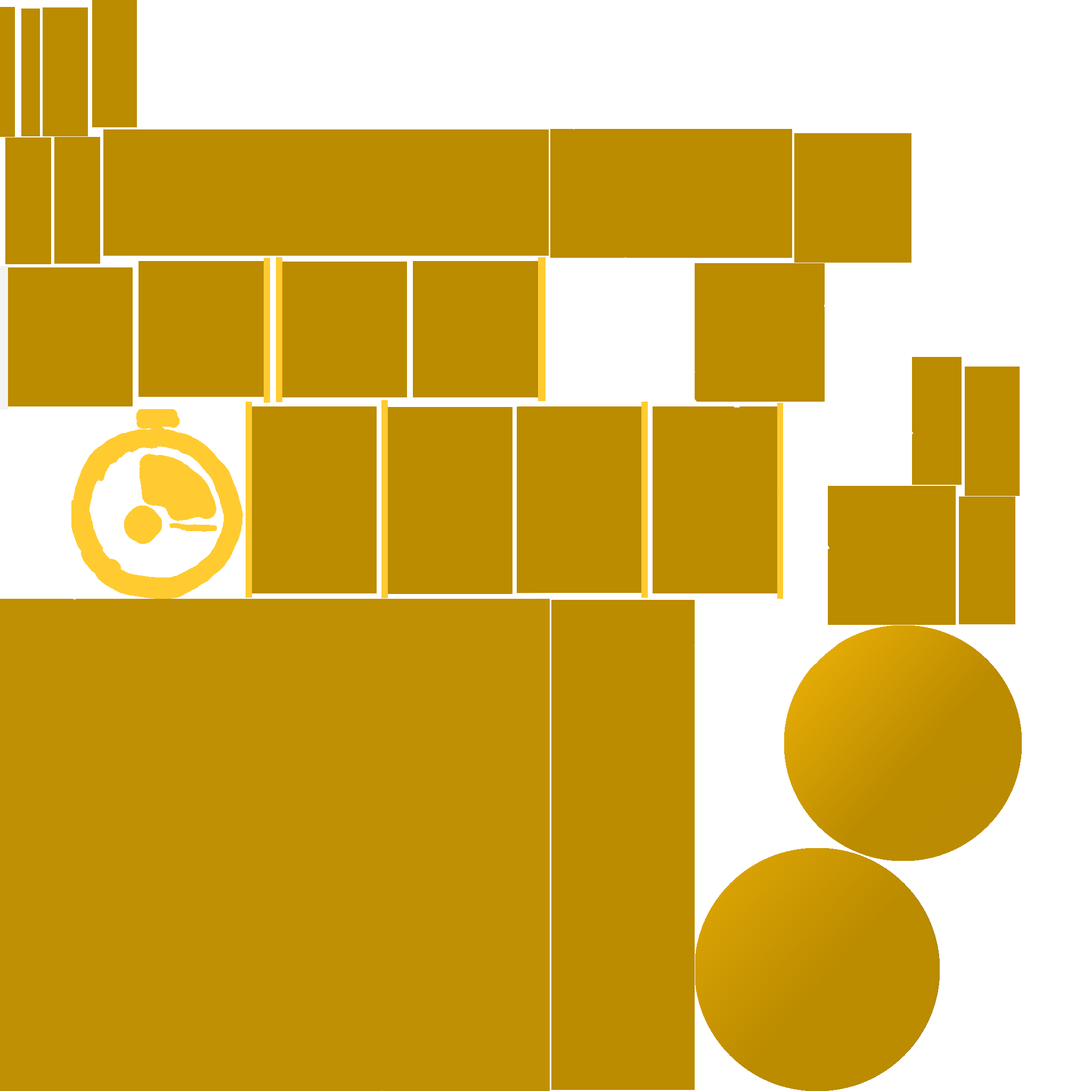
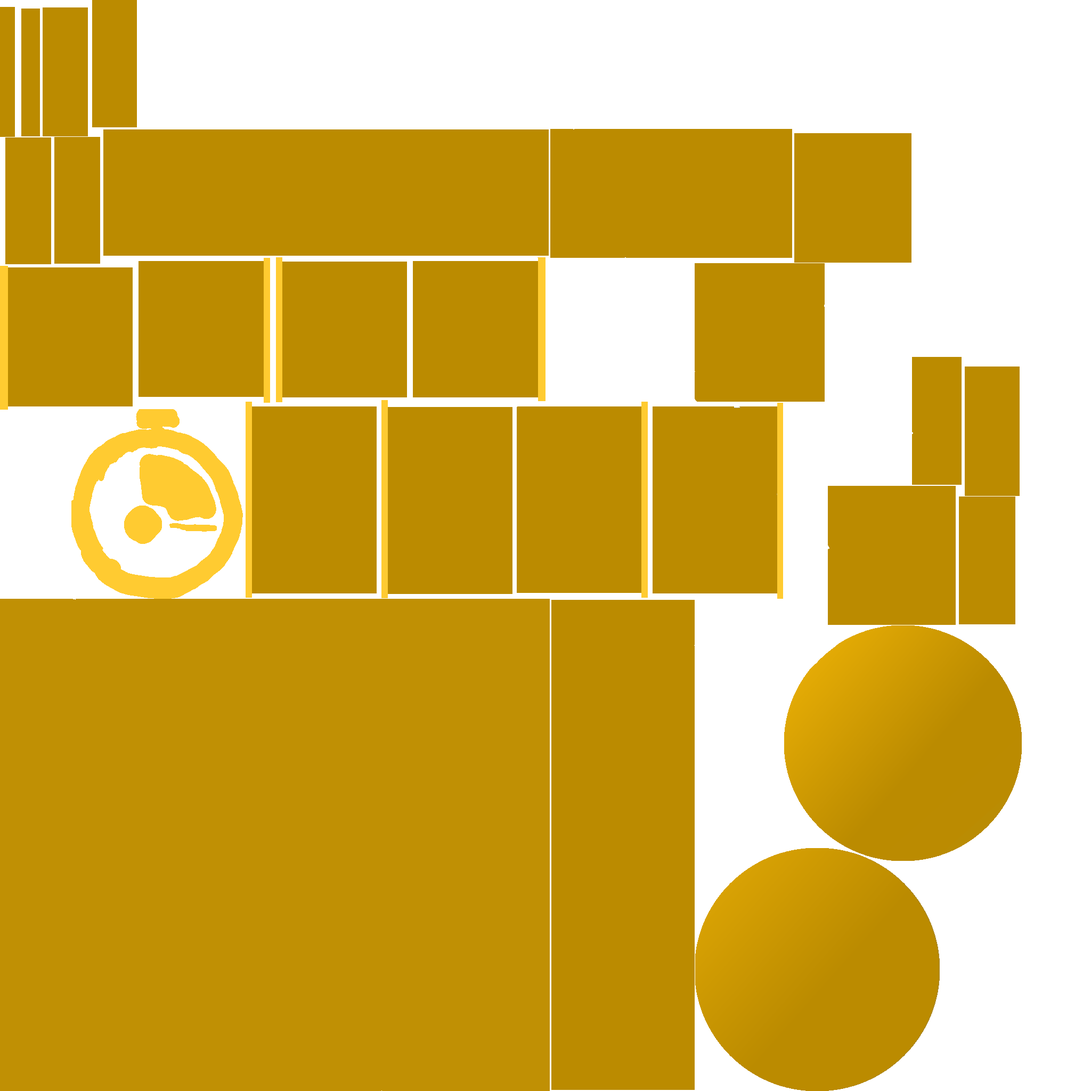
Comparing the layer stacks of the two 1091×1091 images. Changes:
painted on "Pintura" over [0, 265, 8, 410]
hid "UV" over [1, 261, 830, 594]
